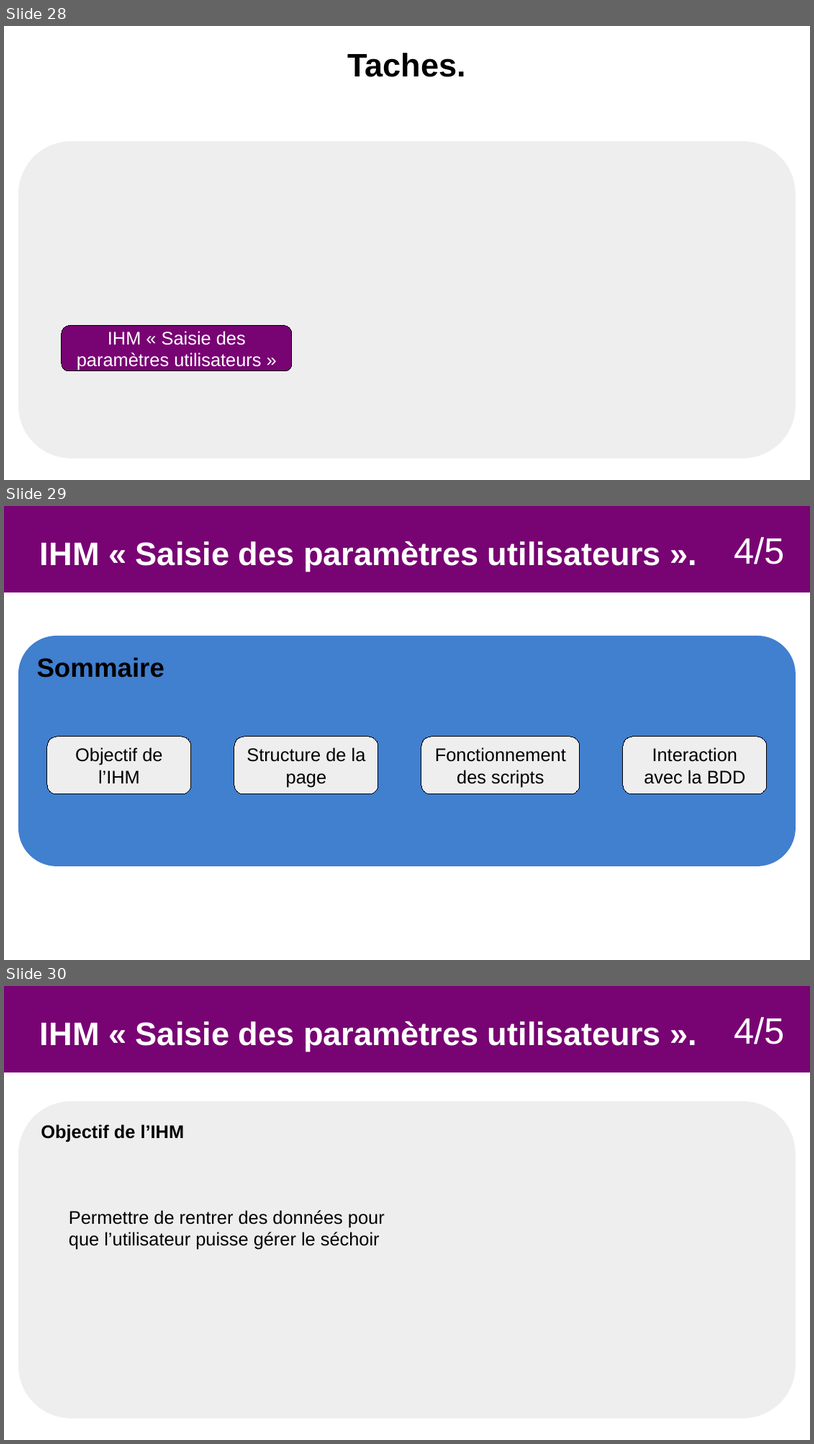
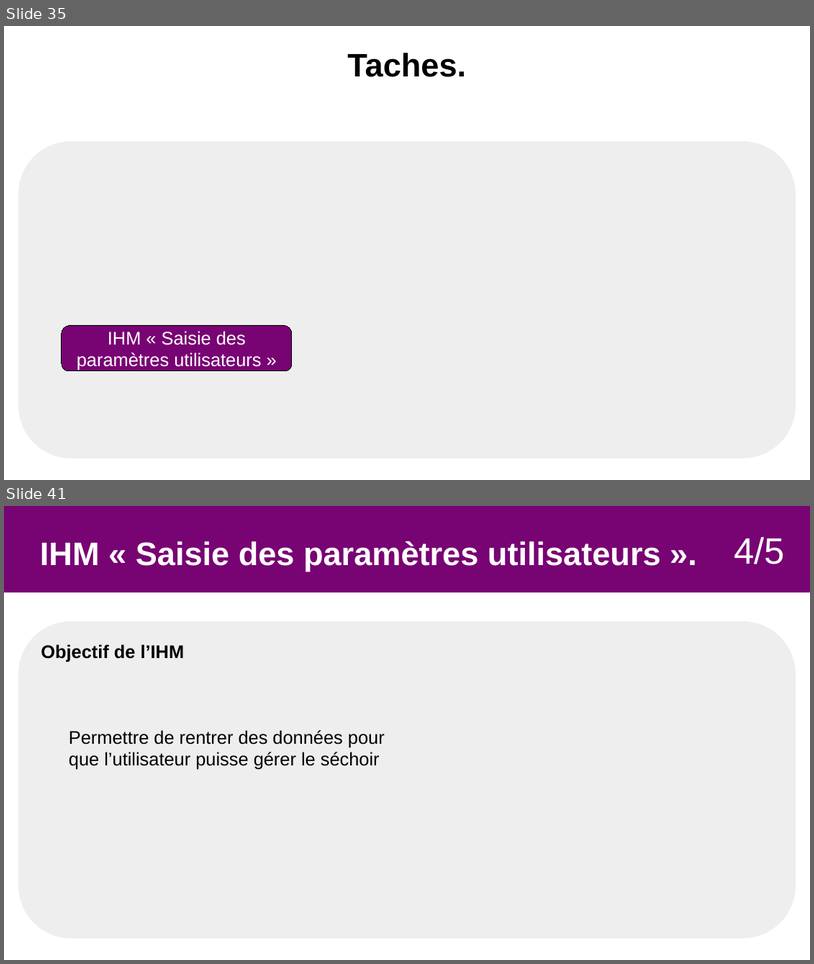
Before and after one commit to Sauvage89/sechoir-houblon, a slide deck: doc/diaporama/revu2/revu2_sauvage.odp. Shown one above the other, each under a label of ours: slides 28, 29 and 30 before the commit, slides 35 and 41 after it; the slides between them are not shown. The pictures are 814x1444 and 814x964 pixels, drawn with LibreOffice and Linux fonts; fonts in the diff are those of the drawing. Boxes give left, top, right and bottom in pixels: in the first picture for what was removed or moved away, otherwise in the second. Text is boxed around its words. In the diff, an @@ line names an element or a change of style, - is before the commit and + after.

```diff
--- a/doc/diaporama/revu2/revu2_sauvage.odp
+++ b/doc/diaporama/revu2/revu2_sauvage.odp
@@ slide 29 removed at (4, 506, 810, 960), background #FFFFFF @@
@@ rectangle removed at (4, 506, 810, 592) @@
@@ text removed at (40, 541, 661, 571) @@
-IHM « Saisie des paramètres utilisateurs ».
@@ text removed at (735, 537, 786, 564) @@
-4/5
@@ rounded rectangle removed at (18, 636, 797, 866) @@
-Sommaire
@@ rounded rectangle removed at (47, 736, 191, 794) @@
-Objectif de l’IHM
@@ rounded rectangle removed at (234, 736, 378, 794) @@
-Structure de la page
@@ rounded rectangle removed at (422, 736, 581, 794) @@
-Fonctionnement des scripts
@@ rounded rectangle removed at (623, 736, 767, 794) @@
-Interaction avec la BDD
@@ what was slide 28 is now slide 35 @@
@@ what was slide 30 is now slide 41 @@
```
Also in this commit, not shown: 5 slides changed, 16 slides added, 5 other slides removed.
